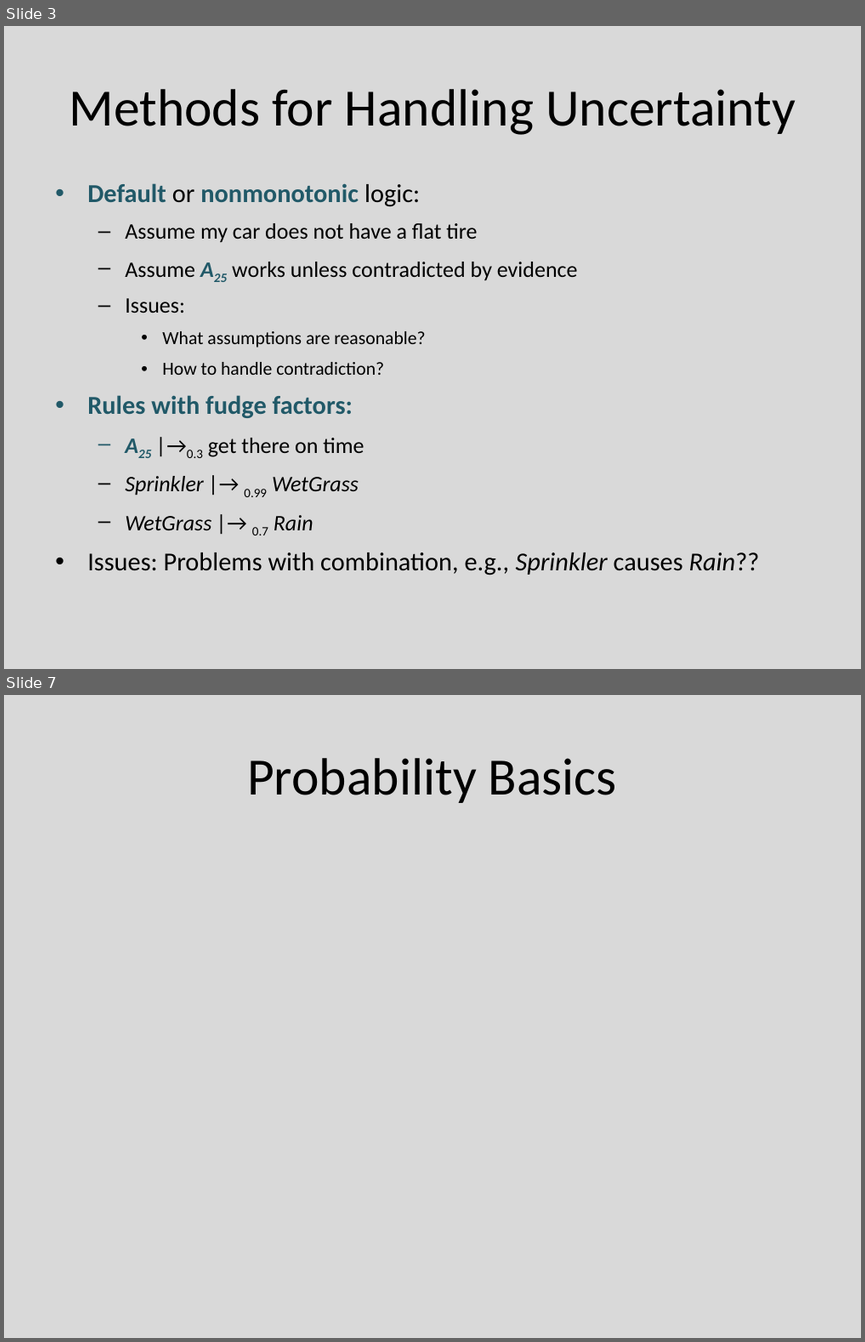
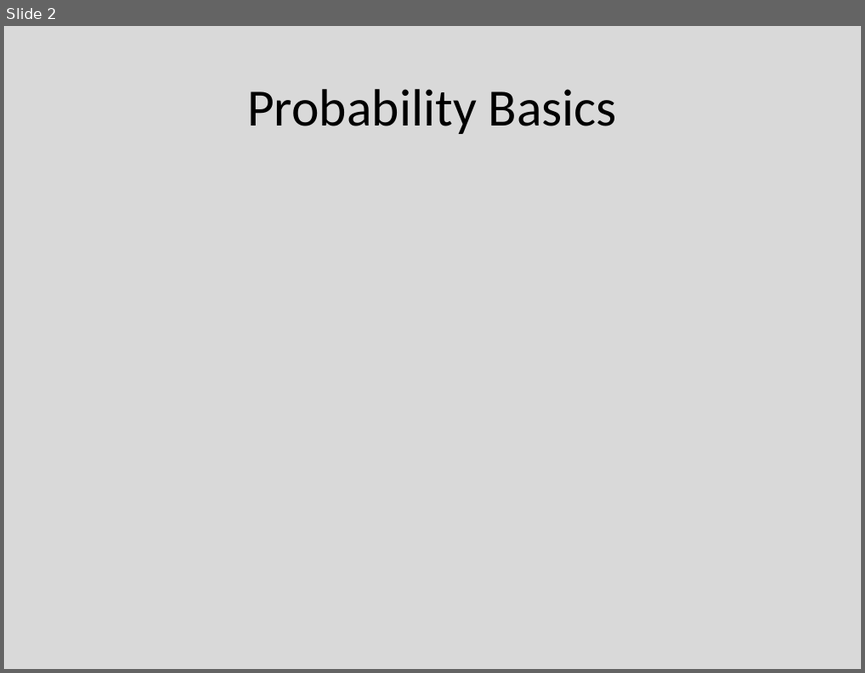
Before and after one commit to Mrtytt/SchoolNotes, a slide deck: 5_Donem_Ders_Notlari/YZ/07_uncertainty and Bayes' rule.pptx. Shown one above the other, each under a label of ours: slides 3 and 7 before the commit, slide 2 after it; the slides between them are not shown. The pictures are 865x1342 and 865x673 pixels, drawn with LibreOffice and Linux fonts; fonts in the diff are those of the drawing; grey boxes stand for pictures. Boxes give left, top, right and bottom in pixels: in the first picture for what was removed or moved away, otherwise in the second. Text is boxed around its words. In the diff, an @@ line names an element or a change of style, - is before the commit and + after.

```diff
--- a/5_Donem_Ders_Notlari/YZ/07_uncertainty and Bayes' rule.pptx
+++ b/5_Donem_Ders_Notlari/YZ/07_uncertainty and Bayes' rule.pptx
@@ slide 3 removed at (4,26,861,669), background #D9D9D9 @@
@@ title removed at (69,89,795,135) @@
-Methods for Handling Uncertainty
@@ text removed at (87,183,760,575) @@
-• Default or nonmonotonic logic:
-  – Assume my car does not have a flat tire
-  – Assume A25 works unless contradicted by evidence
-  – Issues:
-    • What assumptions are reasonable?
-    • How to handle contradiction?
-• Rules with fudge factors:
-  – A25 |→0.3 get there on time
-  – Sprinkler |→ 0.99 WetGrass
-  – WetGrass |→ 0.7 Rain
-• Issues: Problems with combination, e.g., Sprinkler causes Rain??
@@ what was slide 7 is now slide 2 @@
```
Also in this commit, not shown: 8 other slides removed, 8 other files.
